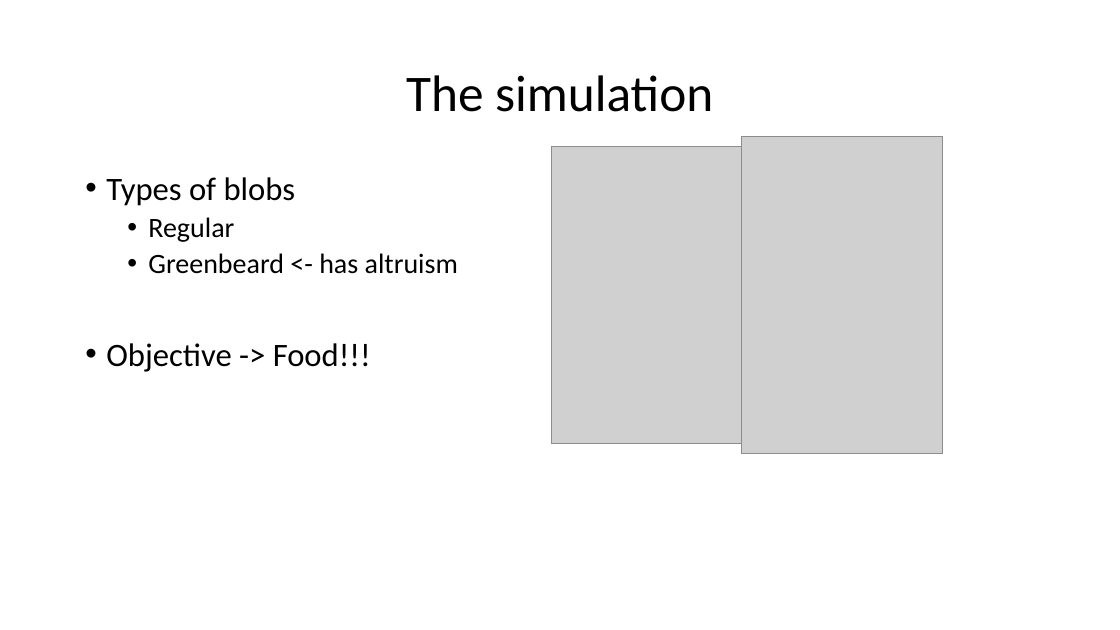
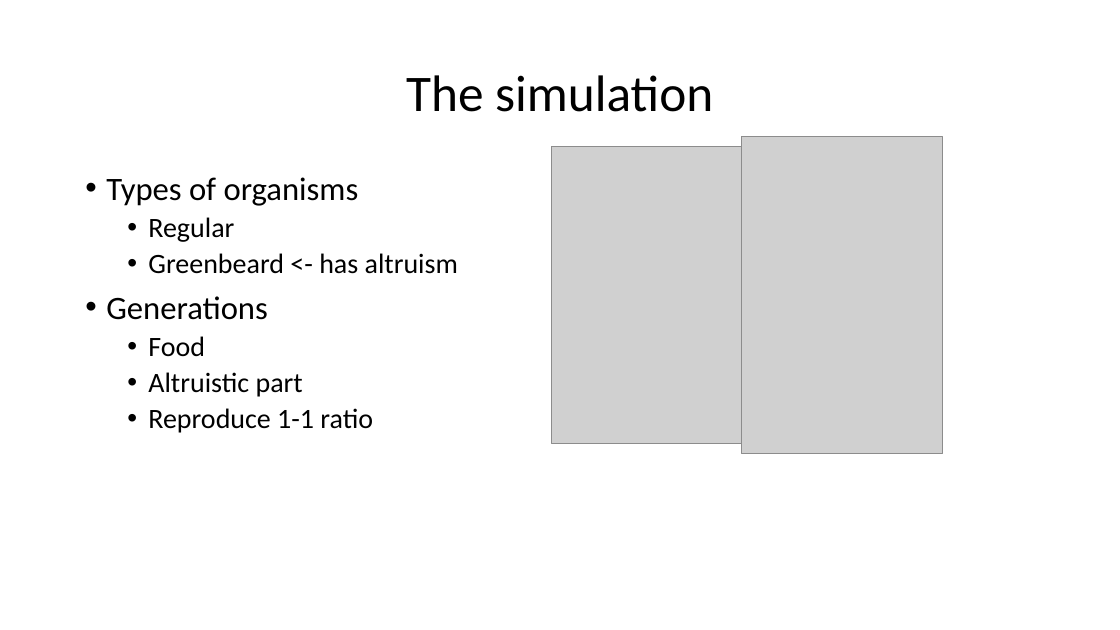
Before and after one commit to LiWeiYeh/Utrecht-University, a slide deck: slide 6 of Research-Methods/Altruism-presentation.pptx (slide 5 before the commit). Drawn at 1120x630 pixels with LibreOffice and Linux fonts; fonts in the diff are those of the drawing; grey boxes stand for pictures. Boxes give left, top, right and bottom in pixels: in the first picture for what was removed or moved away, otherwise in the second. Text is boxed around its words. In the diff, an @@ line names an element or a change of style, - is before the commit and + after.

```diff
--- a/Research-Methods/Altruism-presentation.pptx
+++ b/Research-Methods/Altruism-presentation.pptx
@@ text at [106,177,359,206]: text changed @@
-• Types of blobs
+• Types of organisms
@@ text at [106,296,373,433]: text changed; size 28 to 24 pt @@
-• Objective -> Food!!!
+• Generations
+  • Food
+  • Altruistic part
+  • Reproduce 1-1 ratio
```
Also in this commit, not shown: 4 other slides changed, 5 slides added, 3 slides removed.
